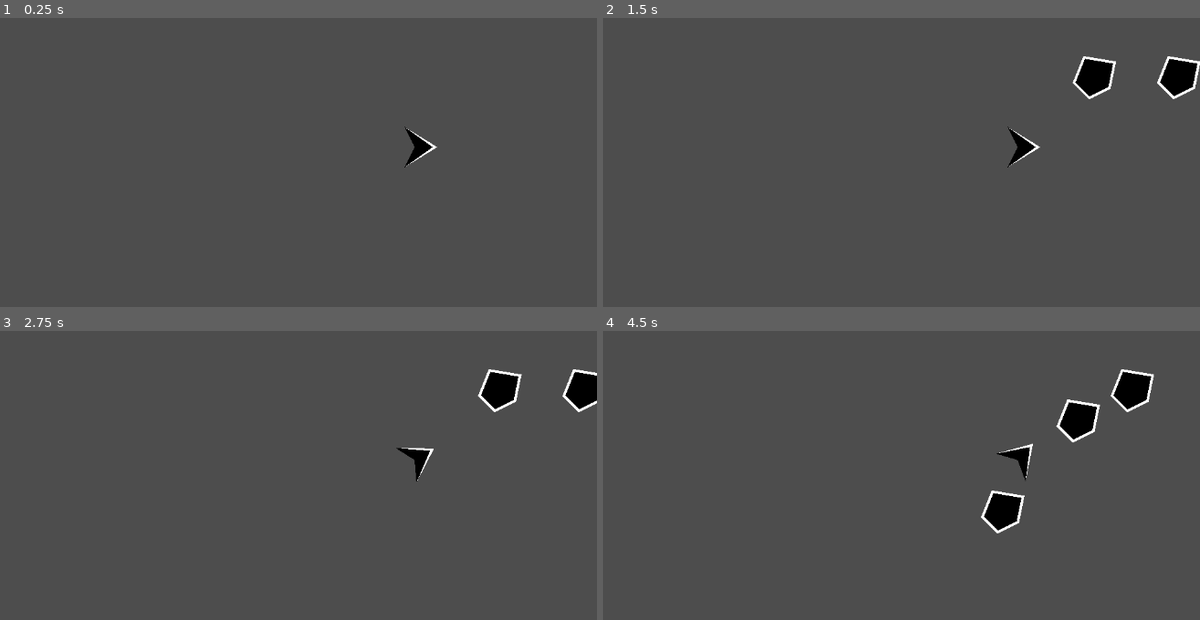
Above: before the commit, frames 1-4 (two rows, left to right).
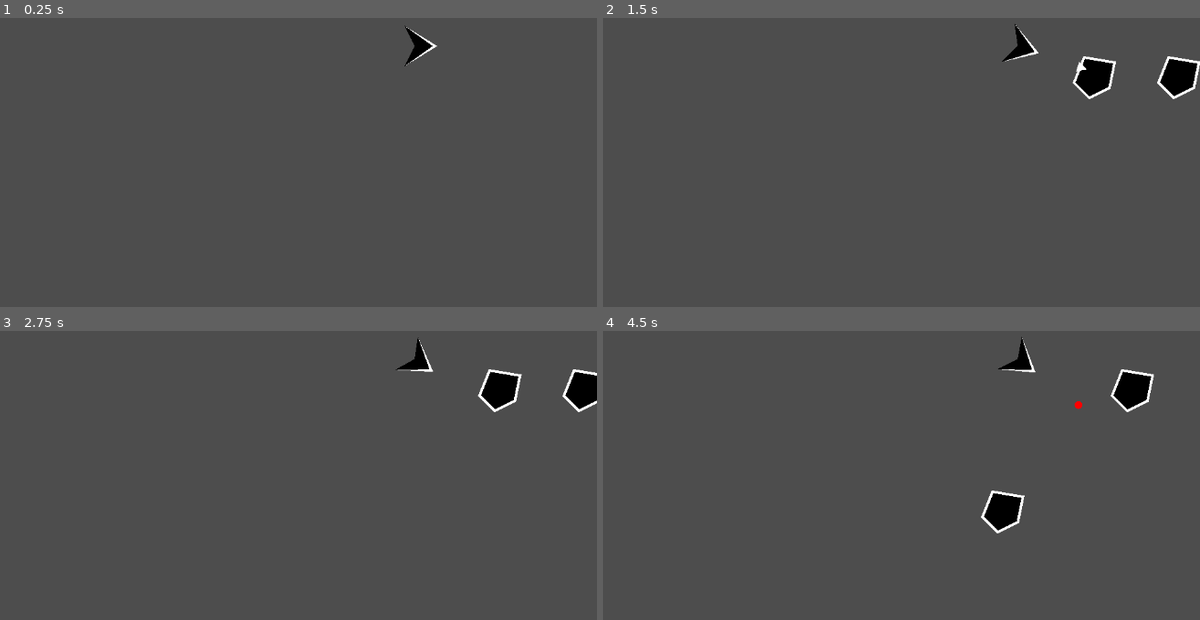
Above: after the commit, the same moments.

Repository: Cuckhands/monkey
Game: Godot game, scene res://scenes/test.tscn
Two runs of this game, one before a commit and one after it. Both use one fixed random seed, a clock stepped at 60 frames per second and the inputs below. The project has no main scene, so this scene is started directly.
Inputs:
- Up to frame 1 (0.25 s): no input
- Up to frame 2 (1.5 s): tap Enter at 0.5 s
- Up to frame 3 (2.75 s): no input
- Up to frame 4 (4.5 s): tap ` (debug, bound only after the commit) at 4.15 s

The runs differ from the first frame. In frame 1, 0.5% of the frame differs, in the area x 67-74%, y 2-52%; in frame 2, 0.6%; in frame 3, 0.6%; in frame 4, 1.3%, in the area x 65-84%, y 2-52%.

Commit message:
Added a debug button and prepped for additional attack modes

Diff:
--- a/project.godot
+++ b/project.godot
@@ -14,6 +14,21 @@
 config/features=PackedStringArray("4.5", "Forward Plus")
 config/icon="res://icon.svg"
 
+[file_customization]
+
+folder_colors={
+"res://scenes/": "red",
+"res://scripts/": "yellow"
+}
+
+[input]
+
+debug={
+"deadzone": 0.2,
+"events": [Object(InputEventKey,"resource_local_to_scene":false,"resource_name":"","device":-1,"window_id":0,"alt_pressed":false,"shift_pressed":false,"ctrl_pressed":false,"meta_pressed":false,"pressed":false,"keycode":0,"physical_keycode":96,"key_label":0,"unicode":96,"location":0,"echo":false,"script":null)
+]
+}
+
 [layer_names]
 
 2d_physics/layer_1="Asteroids"
--- a/scenes/asteroid.tscn
+++ b/scenes/asteroid.tscn
@@ -3,6 +3,7 @@
 [ext_resource type="Script" uid="uid://busvlq5231kom" path="res://scripts/asteroid.gd" id="1_akfqu"]
 
 [node name="Asteroid" type="Area2D"]
+collision_mask = 0
 script = ExtResource("1_akfqu")
 
 [node name="CollisionPolygon2D" type="CollisionPolygon2D" parent="."]
--- a/scenes/monkey.gd
+++ /dev/null
@@ -1,55 +0,0 @@
-extends Node2D
-
-@onready var vision_box: Area2D = $VisionBox
-@onready var attack_timer: Timer = $AttackTimer
-const DART = preload("res://scenes/dart.tscn")
-
-# Called when the node enters the scene tree for the first time.
-func _ready() -> void:
-	attack_timer.stop()
-
-
-# Called 60 times a second. 'delta' is the elapsed time since the previous tick.
-func _physics_process(_delta: float) -> void:
-	pass
-
-
-# This only recognizes when an object enters and is not a constant check.
-func _on_vision_box_area_entered(_area: Area2D) -> void:
-	if attack_timer.is_stopped():
-		throw_dart()
-
-func _on_vision_box_area_exited(_area: Area2D) -> void:
-	pass
-
-
-## Spawns a projectile moving in the direction of the asteroid
-## Also rotates the monkey
-func throw_dart() -> void:
-	# GETS ASTEROID NEAREST TO THE MONKEY
-	var nearest_distance: float = INF
-	var nearest_area: Area2D = null
-	var areas: Array[Area2D] = vision_box.get_overlapping_areas()
-	for area in areas:
-		if position.distance_to(area.global_position) < nearest_distance:
-			nearest_area = area
-
-	# Rotates the monkey
-	rotation += get_angle_to(nearest_area.global_position)
-
-	# Creates the dart and rotates it
-	var dart = DART.instantiate()
-
-	# BUG: Something goes wrong here when the _area_entered calls this function
-	# and the dart gets thrown. It specifically calls out this line for changing
-	# its state while "flushing queries".
-	get_parent().add_child(dart)
-	dart.rotate(rotation)
-	dart.position = position
-
-	attack_timer.start()
-
-## Throws a dart upon timer completion if there is at least one asteroid inside
-func _on_attack_timer_timeout() -> void:
-	if (vision_box.has_overlapping_areas()):
-		throw_dart()
--- a/scenes/monkey.tscn
+++ b/scenes/monkey.tscn
@@ -1,6 +1,6 @@
 [gd_scene load_steps=4 format=3 uid="uid://ghayaikku8ka"]
 
-[ext_resource type="Script" uid="uid://hjvf5vygrbrs" path="res://scenes/monkey.gd" id="1_to385"]
+[ext_resource type="Script" uid="uid://hjvf5vygrbrs" path="res://scripts/monkey.gd" id="1_to385"]
 
 [sub_resource type="CircleShape2D" id="CircleShape2D_1exwu"]
 radius = 128.0
@@ -13,20 +13,20 @@
 [node name="Monkey" type="Node2D"]
 script = ExtResource("1_to385")
 
-[node name="VisionBox" type="Area2D" parent="."]
+[node name="Hitbox" type="Area2D" parent="."]
 collision_layer = 0
 
-[node name="CollisionShape2D" type="CollisionShape2D" parent="VisionBox"]
+[node name="CollisionShape2D" type="CollisionShape2D" parent="Hitbox"]
 shape = SubResource("CircleShape2D_1exwu")
 
-[node name="Polygon2D" type="Polygon2D" parent="."]
-rotation = 1.5707964
+[node name="Visual" type="Node2D" parent="."]
+
+[node name="Polygon2D" type="Polygon2D" parent="Visual"]
 color = Color(0, 0, 0, 1)
-polygon = PackedVector2Array(0, -32, -32, 16, 0, 0, 32, 16)
+polygon = PackedVector2Array(32, 0, -16, -32, 0, 0, -16, 32)
 
-[node name="Line2D" type="Line2D" parent="."]
-rotation = 1.5707964
-points = PackedVector2Array(0, -32, -32, 16, 0, 0, 32, 16)
+[node name="Line2D" type="Line2D" parent="Visual"]
+points = PackedVector2Array(32, 0, -16, -32, 0, 0, -16, 32)
 closed = true
 width = 4.0
 width_curve = SubResource("Curve_1exwu")
@@ -34,6 +34,6 @@
 [node name="AttackTimer" type="Timer" parent="."]
 one_shot = true
 
-[connection signal="area_entered" from="VisionBox" to="." method="_on_vision_box_area_entered"]
-[connection signal="area_exited" from="VisionBox" to="." method="_on_vision_box_area_exited"]
+[connection signal="area_entered" from="Hitbox" to="." method="_on_vision_box_area_entered"]
+[connection signal="area_exited" from="Hitbox" to="." method="_on_vision_box_area_exited"]
 [connection signal="timeout" from="AttackTimer" to="." method="_on_attack_timer_timeout"]
--- a/scenes/test.tscn
+++ b/scenes/test.tscn
@@ -16,10 +16,13 @@
 curve = SubResource("Curve2D_8uh7m")
 
 [node name="Monkey" parent="." instance=ExtResource("2_ppyta")]
-position = Vector2(864, 304)
+position = Vector2(864, 144)
 
 [node name="SpawnTimer" type="Timer" parent="."]
 wait_time = 0.66
 autostart = true
 
+[node name="Marker2D" type="Marker2D" parent="."]
+position = Vector2(1005, 192)
+
 [connection signal="timeout" from="SpawnTimer" to="." method="_on_spawn_timer_timeout"]
--- a/scripts/LinkedList.gd
+++ b/scripts/LinkedList.gd
@@ -1,6 +1,6 @@
-## Singley Linked List #########################################################
-extends Node
-class_name LinkedList
+## Singley Linked List
+class_name LinkedList extends Node
+
 
 # LIST #########################################################################
 ## A higher level storage class for usage similar to an Array
--- /dev/null
+++ b/scripts/monkey.gd
@@ -0,0 +1,137 @@
+## Base Monkey type
+class_name Monkey extends Node2D
+# TODO: Make this an @abstract class and create child monkeys that inherit it.
+
+var debug_enabled: bool = false
+var debug: Dictionary = {
+	"target_position": Vector2(0.0, 0.0)
+}
+
+## Decides which target the monkey will choose
+enum AttackPriority {
+	## Traveled the furthest
+	LATEST,
+	## Traveled the least
+	EARLIEST,
+	## Closest to
+	NEAREST,
+	## Farthest from
+	FARTHEST,
+	## Highest current HP
+	HEALTHIEST,
+	## Lowest current HP
+	WEAKEST,
+	## First in, first out
+	QUEUE,
+	## First in, last out
+	STACK,
+}
+
+const DART = preload("res://scenes/dart.tscn")
+@onready var hitbox: Area2D = $Hitbox
+@onready var visual: Node2D = $Visual
+@onready var attack_timer: Timer = $AttackTimer
+
+## Self-explanatory
+var current_priority := AttackPriority.NEAREST
+
+# Called when the node enters the scene tree for the first time.
+func _ready() -> void:
+	attack_timer.stop()
+
+
+# Called 60 times a second. 'delta' is the elapsed time since the previous tick.
+func _physics_process(_delta: float) -> void:
+	pass
+
+# Called every frame. 'delta' is the elapsed time since the previous frame.
+# Should be used for rendering rather than physics and game-tick stuff.
+func _process(_delta: float) -> void:
+	pass
+
+
+# Handles all remaining individual input events.
+func _unhandled_input(_event: InputEvent) -> void:
+	if Input.is_action_just_pressed("debug"):
+			debug_enabled = !debug_enabled
+			print("TOGGLED DEBUG ", "ON" if debug_enabled else "OFF")
+			queue_redraw()
+
+
+# This is the only place draw functions can be called.
+func _draw() -> void:
+	if debug_enabled:
+		draw_circle(debug["target_position"], 6.0, Color.RED)
+
+
+# This only recognizes when an object enters and is not a constant check.
+func _on_vision_box_area_entered(_area: Area2D) -> void:
+	if attack_timer.is_stopped():
+		call_deferred("throw_dart")
+
+
+func _on_vision_box_area_exited(_area: Area2D) -> void:
+	pass
+
+
+## Rotates the monkey and spawns a dart pointing at the asteroid
+func throw_dart() -> void:
+	var target_area: Area2D
+	var areas: Array[Area2D] = hitbox.get_overlapping_areas()
+
+	target_area = get_target_area(areas, current_priority)
+	var target_position: Vector2 = target_area.global_position
+
+	if (debug_enabled):
+		debug["target_position"] = target_position - position
+		queue_redraw()
+
+	# Rotates the monkey
+	visual.rotation += (visual.get_angle_to(target_position))
+
+	# Creates the dart and rotates it
+	var dart: Area2D = DART.instantiate()
+
+	# BUG: Something goes wrong here when the _area_entered calls this function
+	# and the dart gets thrown. It specifically calls out this line for changing
+	# its state while "flushing queries".
+	get_parent().add_child(dart)
+	dart.rotate(visual.rotation)
+	dart.position = position
+
+	attack_timer.start()
+
+## Throws a dart upon timer completion if there is at least one asteroid inside
+func _on_attack_timer_timeout() -> void:
+	if (hitbox.has_overlapping_areas()):
+		throw_dart()
+
+
+func get_target_area(areas: Array[Area2D], mode: AttackPriority) -> Area2D:
+	match mode:
+		AttackPriority.NEAREST:
+			return get_nearest_area(areas)
+		AttackPriority.FARTHEST:
+			return get_farthest_area(areas)
+	return null
+
+
+# Make sure to keep the collision masks and collision layers updated for
+# both monkeys and asteroids.
+## Gets the asteroid nearest to the monkey.
+func get_nearest_area(areas: Array[Area2D]) -> Area2D:
+	var nearest_distance: float = INF
+	var nearest_area: Area2D = null
+	for area in areas:
+		if global_position.distance_to(area.global_position) < nearest_distance:
+			nearest_area = area
+	return nearest_area
+
+## Gets the asteroid farthest from the monkey.
+func get_farthest_area(areas: Array[Area2D]) -> Area2D:
+	var farthest_distance: float = -1.0
+	var farthest_area: Area2D = null
+	for area in areas:
+		if global_position.distance_to(area.global_position) > farthest_distance:
+			farthest_area = area
+	return farthest_area
--- a/scripts/sll.gd
+++ /dev/null
@@ -1,38 +0,0 @@
-## Singley-Linked List
-extends Node
-
-# Link Constructor
-static func create_link() -> Link:
-	return Link.new()
-
-# List Constructor
-static func create_list() -> List:
-	return List.new()
-
-# Link
-class Link extends Object:
-	var id: int = -1
-	var owner: List = null
-	var object: Variant = null
-	var prev : Link = null
-	var next : Link = null
-
-
-# List
-class List extends Object:
-	# Global variables
-	#static var _num_of_lists: int = 0
-	#static var _list_links: Array[Link] = []
-	#static var _trash: Link = null
-
-	# Instantiated variables
-	var head: Link = null
-	var size: int = 0
-
-	# Methods
-	func get_size() -> int:
-		return size
-
-	func push_front(_object: Variant) -> void:
-		#var _link: Link = _new_list_object(_object)
-		pass
Renamed: scenes/monkey.gd.uid -> scripts/monkey.gd.uid
Not shown, removed: scripts/sll.gd.uid
